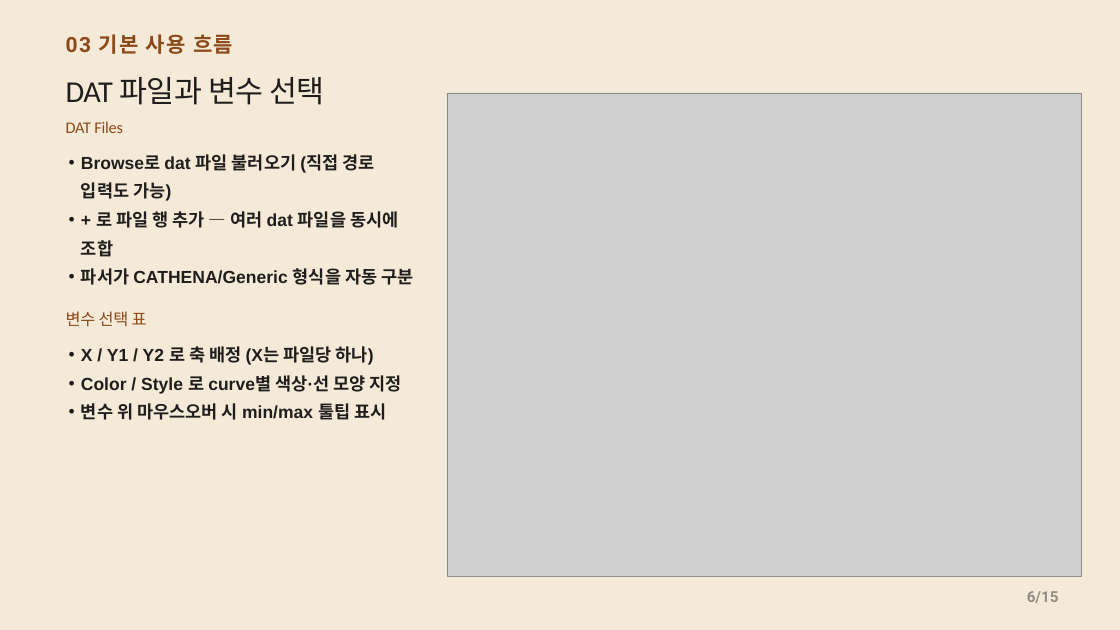
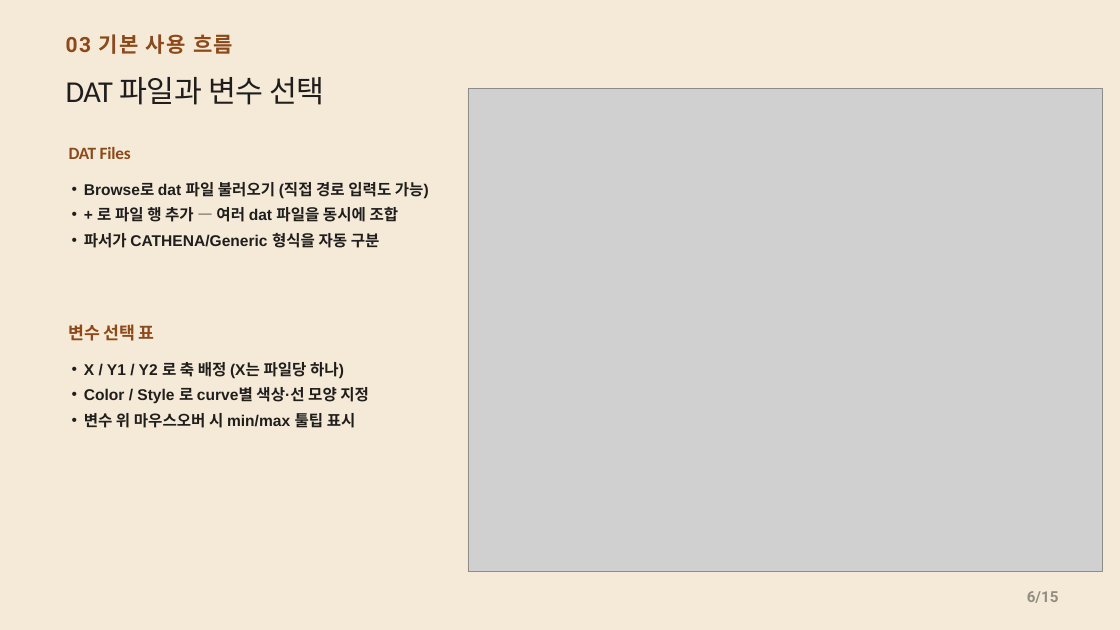
Before and after one commit to CWKIM113/CathPlot_Pub, a slide deck: slide 6 of CathPlot_Deck.pptx. Drawn at 1120x630 pixels with LibreOffice and Linux fonts; fonts in the diff are those of the drawing; grey boxes stand for pictures. Boxes give left, top, right and bottom in pixels: in the first picture for what was removed or moved away, otherwise in the second. Text is boxed around its words. In the diff, an @@ line names an element or a change of style, - is before the commit and + after.

```diff
--- a/CathPlot_Deck.pptx
+++ b/CathPlot_Deck.pptx
@@ picture: place and size @@
-picture at (447,93,1081,576)
+picture at (468,88,1102,572)
@@ text "DAT Files" at (69,147,131,159): size 21 to 22.2 pt, bold on; line spacing 0.98 to 0.78 @@
@@ text "DAT Files": place and size @@
-text "DAT Files" at (66,121,123,133)
+text "DAT Files" at (69,147,131,159)
@@ text "Browse로 dat 파일 불러오기 (직접 ..." at (84,182,429,248): size 22.5 to 20 pt @@
@@ text "Browse로 dat 파일 불러오기 (직접 ...": place and size @@
-text "Browse로 dat 파일 불러오기 (직접 ..." at (81,154,413,285)
+text "Browse로 dat 파일 불러오기 (직접 ..." at (84,182,429,248)
@@ text "변수 선택 표": place and size @@
-text "변수 선택 표" at (66,311,147,327)
+text "변수 선택 표" at (69,324,155,341)
@@ text "변수 선택 표" at (69,324,155,341): size 21 to 22.2 pt, bold on; line spacing 0.98 to 0.78 @@
@@ text "X / Y1 / Y2 ...": place and size @@
-text "X / Y1 / Y2 ..." at (81,346,402,420)
+text "X / Y1 / Y2 ..." at (84,362,369,431)
@@ text "X / Y1 / Y2 ..." at (84,362,369,431): size 22.5 to 20 pt @@
```
Also in this commit, not shown: 10 other slides changed, 1 other file.
